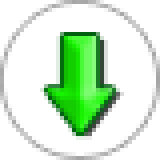
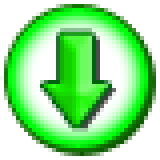
Two versions of the same layered image (160 × 160). Layer-by-layer changes:
painted on "Фигура 68" over (x1=40, y1=32, x2=116, y2=136)
painted on "Фигура 67" over (x1=0, y1=0, x2=156, y2=156)
